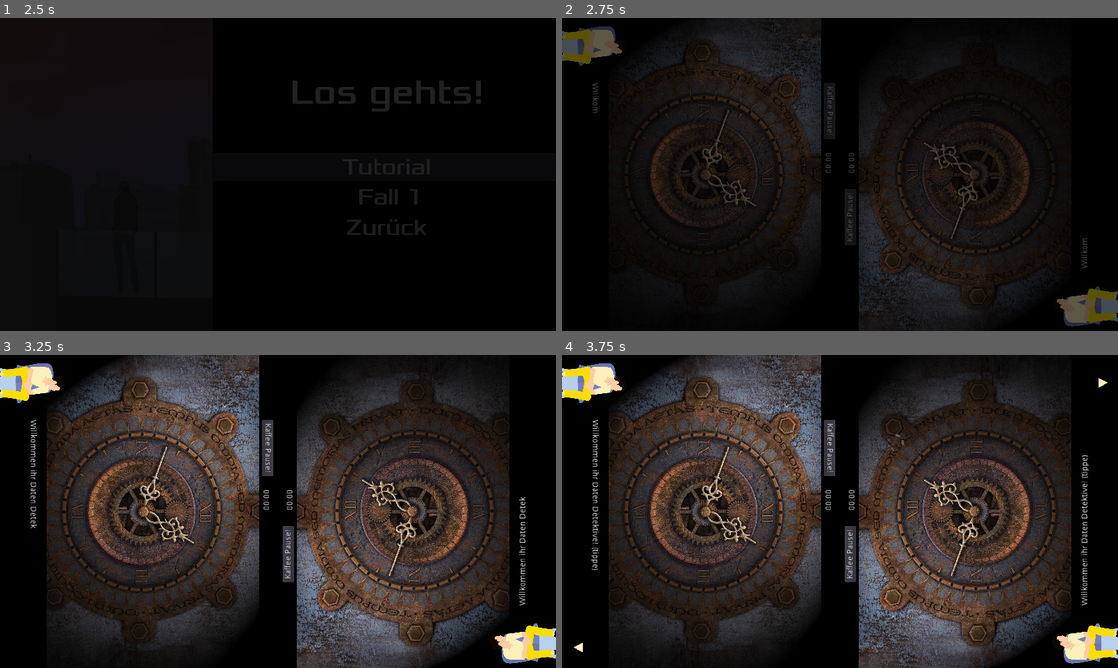
Above: before the commit, frames 1-4 (two rows, left to right).
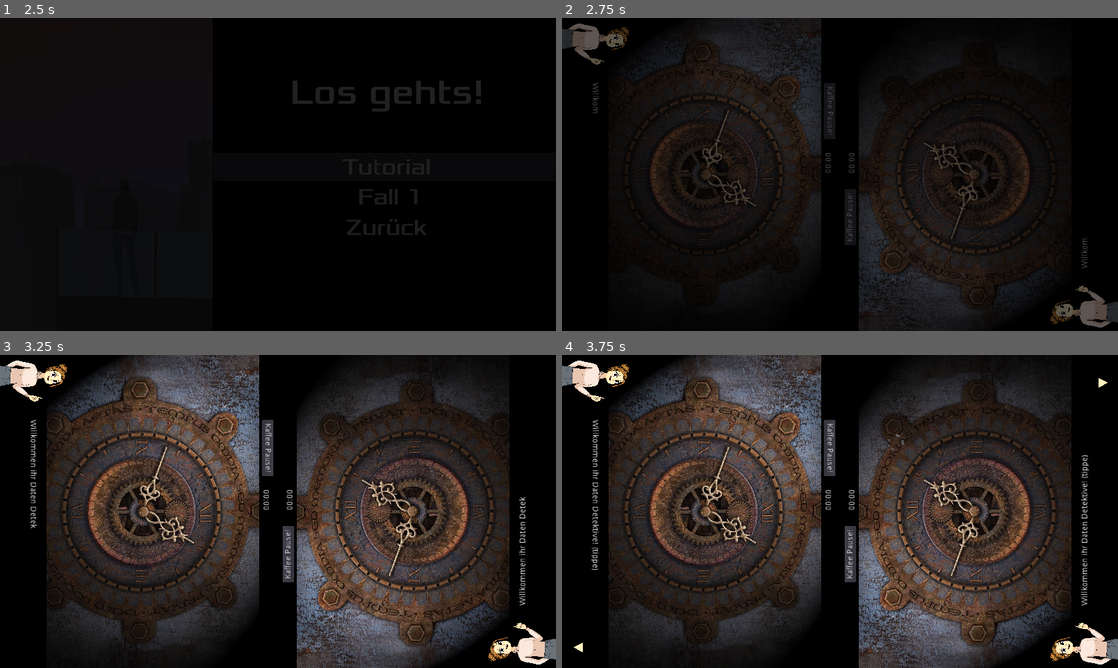
Above: after the commit, the same moments.

Repository: phil0605/Godot-Prototype
Game: Godot game, scene res://scenes/hauptmenu.tscn
Same seed, same stepped clock (60 frames per second), same inputs: the game is played once before the commit and once after it.
Inputs (mouse positions are in pixels of both pictures, inside the frame that each line leads up to):
- Up to frame 1 (2.5 s): tap Enter at 0.5 s; drag from (278, 174) to (333, 105) at 0.52 s; click "Fälle" at 1.25 s; click "Tutorial" at 2 s
- Up to frame 2 (2.75 s): no input
- Up to frame 3 (3.25 s): drag from (22, 511) to (278, 511) at 2.77 s
- Up to frame 4 (3.75 s): tap Space at 3.5 s; move the mouse to (895, 442) at 3.52 s; click (895, 442) at 3.6 s

Frame 1 is identical in both runs. In frame 2, 1.9% of the frame differs, in the area x 0-100%, y 1-99%; in frame 3, 2.3%; in frame 4, 2.3%.

Commit message:
Auftraggeber Bild geändert und Texte auf wir-Form vereinheitlicht

Diff:
--- a/scenes/Fall1.tscn
+++ b/scenes/Fall1.tscn
@@ -12,7 +12,7 @@
 [ext_resource path="res://scenes/TippEffekt.tscn" type="PackedScene" id=10]
 [ext_resource path="res://scripts/Fall 1/Fall1Text.gd" type="Script" id=11]
 [ext_resource path="res://scenes/Ordner_gelb.tscn" type="PackedScene" id=12]
-[ext_resource path="res://assets/auftraggeber.png" type="Texture" id=13]
+[ext_resource path="res://assets/tips colleague.png" type="Texture" id=13]
 [ext_resource path="res://assets/MusikSounds/rclick-13693.mp3" type="AudioStream" id=14]
 [ext_resource path="res://assets/MusikSounds/detective-15646.mp3" type="AudioStream" id=15]
 [ext_resource path="res://assets/MusikSounds/text-sound-4-30218.mp3" type="AudioStream" id=16]
@@ -471,11 +471,10 @@
 polygon = PoolVector2Array( 8, 8, 80, 8, 80, 528, 8, 528 )
 
 [node name="Icon" type="Sprite" parent="Textbox/Polygon2D"]
-position = Vector2( 53.8182, 68.2899 )
-rotation = 1.5708
-scale = Vector2( 0.0942029, 0.0818182 )
+position = Vector2( 62, 42 )
+rotation = 1.5708
+scale = Vector2( 0.025, 0.025 )
 texture = ExtResource( 13 )
-flip_h = true
 
 [node name="Polygon2D2" type="Polygon2D" parent="Textbox"]
 position = Vector2( 870.222, -16.6154 )
@@ -484,11 +483,10 @@
 polygon = PoolVector2Array( 8, 8, 80, 8, 80, 528, 8, 528 )
 
 [node name="Icon2" type="Sprite" parent="Textbox/Polygon2D2"]
-position = Vector2( 32.5455, 470.429 )
+position = Vector2( 25, 494 )
 rotation = -1.5708
-scale = Vector2( 0.0928571, 0.0818182 )
+scale = Vector2( 0.025, 0.025 )
 texture = ExtResource( 13 )
-flip_h = true
 
 [node name="RichTextLabel" type="RichTextLabel" parent="Textbox"]
 margin_left = 64.0
--- a/scenes/Tutorial.tscn
+++ b/scenes/Tutorial.tscn
@@ -12,13 +12,13 @@
 [ext_resource path="res://scenes/TippEffekt.tscn" type="PackedScene" id=10]
 [ext_resource path="res://assets/Pfeil.png" type="Texture" id=11]
 [ext_resource path="res://scripts/TutorialText.gd" type="Script" id=12]
-[ext_resource path="res://assets/auftraggeber.png" type="Texture" id=13]
 [ext_resource path="res://assets/MusikSounds/rclick-13693.mp3" type="AudioStream" id=14]
 [ext_resource path="res://assets/MusikSounds/detective-15646.mp3" type="AudioStream" id=15]
 [ext_resource path="res://assets/MusikSounds/text-sound-4-30218.mp3" type="AudioStream" id=16]
 [ext_resource path="res://scenes/Pausemenu.tscn" type="PackedScene" id=17]
 [ext_resource path="res://scenes/Levelende.tscn" type="PackedScene" id=18]
 [ext_resource path="res://assets/flash.tres" type="Shader" id=19]
+[ext_resource path="res://assets/tips colleague.png" type="Texture" id=20]
 
 [sub_resource type="ShaderMaterial" id=36]
 resource_local_to_scene = true
@@ -603,11 +603,10 @@
 polygon = PoolVector2Array( 8, 8, 80, 8, 80, 528, 8, 528 )
 
 [node name="Icon" type="Sprite" parent="Textbox/Polygon2D"]
-position = Vector2( 53.8182, 68.2899 )
+position = Vector2( 62, 42 )
 rotation = 1.5708
-scale = Vector2( 0.0942029, 0.0818182 )
-texture = ExtResource( 13 )
-flip_h = true
+scale = Vector2( 0.025, 0.025 )
+texture = ExtResource( 20 )
 
 [node name="Polygon2D2" type="Polygon2D" parent="Textbox"]
 position = Vector2( 870.222, -16.6154 )
@@ -616,11 +615,10 @@
 polygon = PoolVector2Array( 8, 8, 80, 8, 80, 528, 8, 528 )
 
 [node name="Icon2" type="Sprite" parent="Textbox/Polygon2D2"]
-position = Vector2( 32.5455, 470.429 )
+position = Vector2( 25, 494 )
 rotation = -1.5708
-scale = Vector2( 0.0928571, 0.0818182 )
-texture = ExtResource( 13 )
-flip_h = true
+scale = Vector2( 0.025, 0.025 )
+texture = ExtResource( 20 )
 
 [node name="RichTextLabel" type="RichTextLabel" parent="Textbox"]
 margin_left = 64.0
--- a/scripts/Fall 1/Fall1Text.gd
+++ b/scripts/Fall 1/Fall1Text.gd
@@ -2,8 +2,9 @@
 
 #Einführung
 var dialog1 = ["Willkommen zurück!",
-			   "Diesmal hast du 15 Minuten Zeit.",
-			   "Ich habe das Gefühl, die Cäsar-Verschlüsselung wird uns hier weiterhelfen. Viel Erfolg! Los gehts!"]
+			   "Diesmal habt ihr 15 Minuten Zeit.",
+			   "Ich habe das Gefühl, die Cäsar-Verschlüsselung wird uns hier weiterhelfen.",
+			   "Viel Erfolg! Los gehts!"]
 var dialog2 = ["Schade, das war leider falsch! Aber kein Problem, wir haben noch 2 Versuche.",
 				"Gebt jetzt nicht auf und macht weiter!"]
 
@@ -17,12 +18,12 @@
 var dialog5 = ["Okay, jetzt haben wir eine Minute Strafe bekommen, aber das macht nichts.",
 				"Ich glaube wir sollten nach einer Zahl suchen und sie mithilfe der Cäsar-Verschlüsselung entschlüsseln.",
 				 "Der Key, also der Schlüssel, muss hier auch irgendwo stehen.",
-				"Lasst jetzt bloß nicht den Kopf hängen!"]
+				"Ave Römer!"]
 
 var dialog_gelb_end = ["Sehr gut! Hätte er mal ein individuelles Passwort genommen. Aber so macht es das für uns leichter."]
 var dialog_end  = ["Gut gemacht!",
 					"Schon merkwürdig, dass das Ergebnis der Cäsar-Verschlüsselung wieder sein Geburtstag ist!",
-					"Aber egal. Hier ist eure Belohnung!"]
+					"Uns soll es recht sein. Hier ist eure Belohnung!"]
 
 
 
--- a/scripts/TutorialText.gd
+++ b/scripts/TutorialText.gd
@@ -2,8 +2,8 @@
 
 #Einführung
 var dialog1 = ["Willkommen ihr Daten Detektive! (tippe)",
-			   "Das hier ist dein erster Fall oder?",
-			   "Gut, dann zeig ich dir mal ein paar Grundlagen!"]
+			   "Das hier ist euer erster Fall oder?",
+			   "Gut, dann zeig ich euch mal ein paar Grundlagen!"]
 
 #Erklärung Timer und Score
 var dialog2 = ["Das da oben ist ein Timer.",
@@ -14,22 +14,22 @@
 				"Gehen wir zum nächsten Punkt über."]
 
 #Übergang Ordner1
-var dialog3 = ["Tippe auf diesen Ordner!"]
+var dialog3 = ["Tippt auf diesen Ordner!"]
 
 #Erklärung Tabs
-var dialog4 = ["In jedem Ordner versteckt sich ein Fenster, dass du beliebig bewegen, wieder schließen und öffnen kannst!",
-				 "Aber das Wichtigste ist, dass du aus ihnen Informationen herausziehen kannst."]
+var dialog4 = ["In jedem Ordner versteckt sich ein Fenster, dass ihr beliebig bewegen, wieder schließen und öffnen könnt!",
+				 "Aber das Wichtigste ist, dass ihr aus ihnen Informationen herausziehen könnt."]
 
 #Übergang Ordner Rot
-var dialog5 = [ "Dies hier ist die zweite Art von Ordner. Tippe diesen doch auch mal an!"]
+var dialog5 = [ "Dies hier ist die zweite Art von Ordner. Tippt diesen doch auch mal an!"]
 
 #Erklärung Passwort, Versuche/Hilfe und Start für Fall
 var dialog6 = ["Das ist ein Eingabefeld. In dieses müsst ihr ein Passwort eingeben, um weiter zu kommen oder einen Fall zu lösen.",
 				"Der rote Ordner ist immer der letzte Ordner eines jeden Levels.",
 				"Doch Achtung! Für jeden Fehlversuch gibt es eine Zeitstrafe von 10 Sekunden.",
-				"Nach drei gescheiterten Versuchen ist es sogar eine Starfminute. Seid also wachsam.",
+				"Nach drei gescheiterten Versuchen ist es sogar eine Strafminute. Seid also wachsam.",
 				"Solange die Zeit noch nicht abgelaufen ist, habt ihr so viele Versuche wie ihr wollt.",
-				"Das war alles, was ich euch beibringen kann, ab jetzt seid ihr auf euch alleine gestellt.",
+				"Das war alles, was ich euch beibringen kann, ab jetzt seid ihr auf euch allein gestellt.",
 				"Viel Erfolg! Die Zeit startet jetzt."]
 
 var dialog7 = ["Schade, das war leider falsch! Aber kein Problem, wir haben noch 2 Versuche.",
Not shown, added: assets/ArtikelKryptografie.png.import
Not shown, added: assets/ArtikelPasswörter.png.import
Not shown, added: assets/ErklärungCaesar.png.import
Not shown, added: assets/NotizNr.png.import
Not shown, added: assets/SocialITPost.png.import
Not shown, added: assets/Zahlenstrahl1.png.import
Not shown, added: assets/Zahlenstrahl2.png.import
Binary file added: assets/tips colleague.png
Not shown, added: assets/tips colleague.png.import
Not shown, changed: .DS_Store
Not shown, added: assets/.DS_Store
Not shown, changed: scripts/.DS_Store
